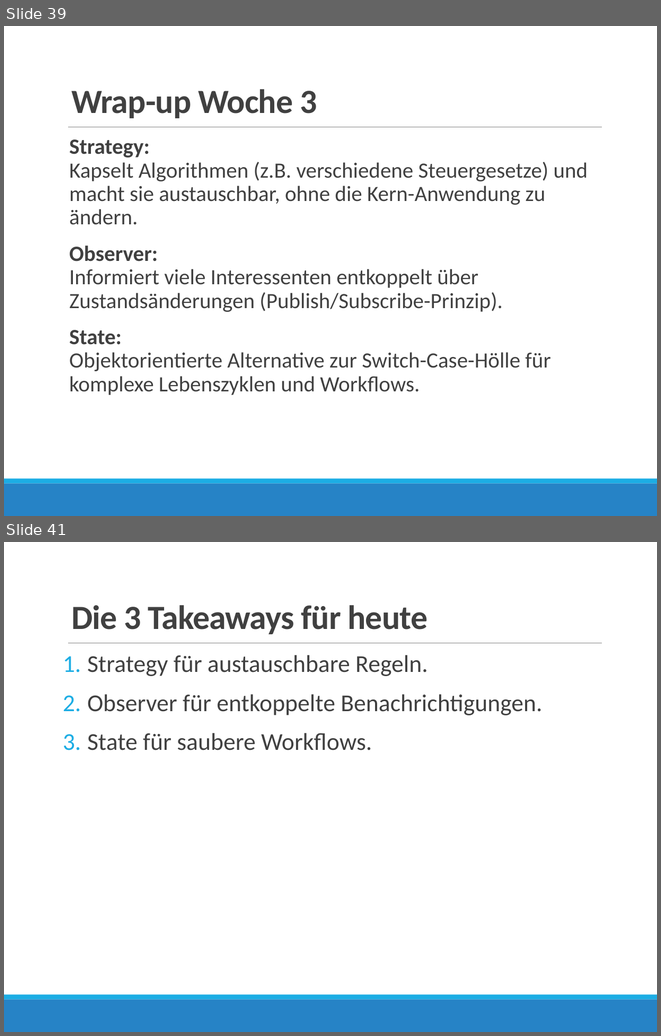
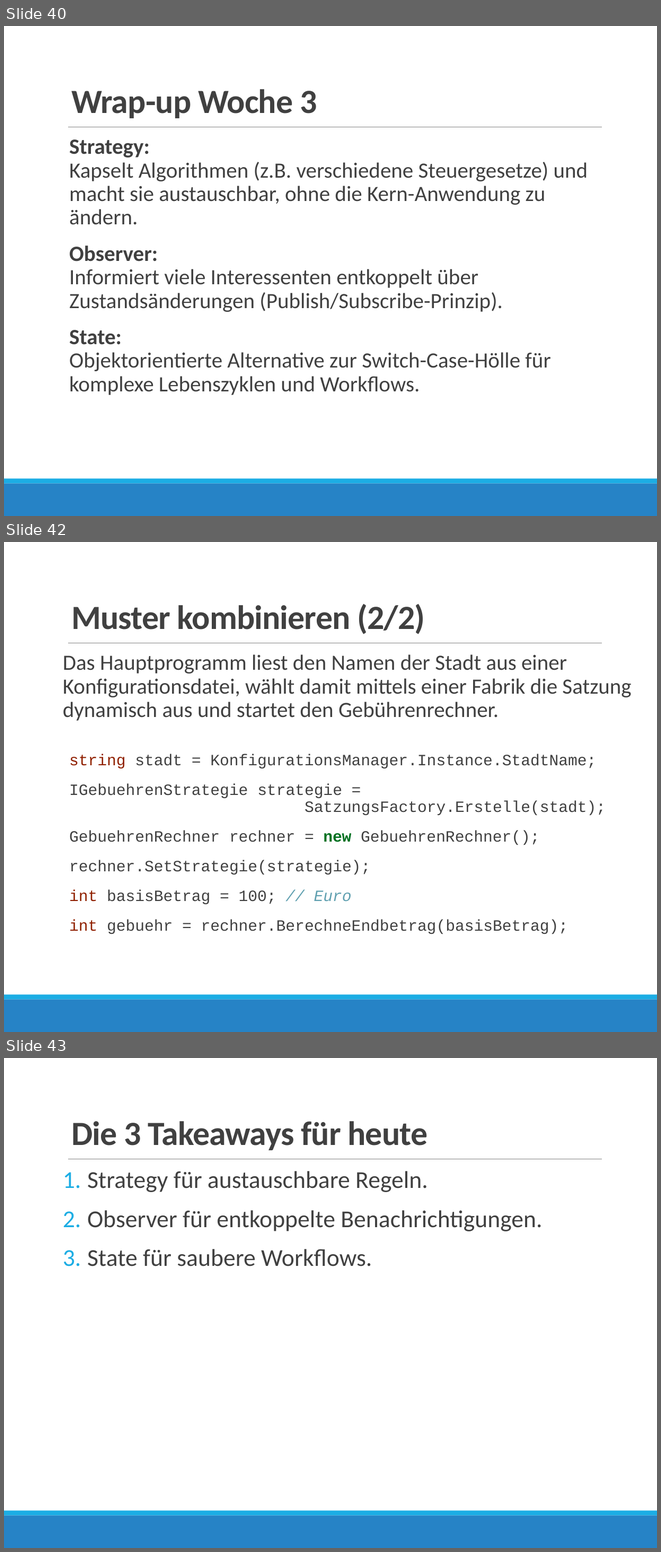
Before and after one commit to borleias/VIB_OOP_Neuplanung, a slide deck: Woche_3_DesignPatterns_II/03_Design_Patterns_II_v01.pptx. Shown one above the other, each under a label of ours: slides 39 and 41 before the commit, slides 40, 42 and 43 after it; the slides between them are not shown. The pictures are 661x1036 and 661x1552 pixels, drawn with LibreOffice and Linux fonts; fonts in the diff are those of the drawing. Boxes give left, top, right and bottom in pixels: in the first picture for what was removed or moved away, otherwise in the second. Text is boxed around its words. In the diff, an @@ line names an element or a change of style, - is before the commit and + after.

```diff
--- a/Woche_3_DesignPatterns_II/03_Design_Patterns_II_v01.pptx
+++ b/Woche_3_DesignPatterns_II/03_Design_Patterns_II_v01.pptx
@@ slide 42 added at (4, 542, 657, 1032), background #FFFFFF; not listed: 3 template elements that a slide beside it also shows @@
@@ title added at (71, 604, 425, 634), 28 pt, text #404040, bold @@
+Muster kombinieren (2/2)
@@ text added at (63, 654, 631, 934), 13 pt, text #404040 @@
+Das Hauptprogramm liest den Namen der Stadt aus einer Konfigurationsdatei, wählt damit mittels einer Fabrik die Satzung dynamisch aus und startet den Gebührenrechner.
+string stadt = KonfigurationsManager.Instance.StadtName;
+IGebuehrenStrategie strategie =
+SatzungsFactory.Erstelle(stadt);
+GebuehrenRechner rechner = new GebuehrenRechner();
+rechner.SetStrategie(strategie);
+int basisBetrag = 100; // Euro
+int gebuehr = rechner.BerechneEndbetrag(basisBetrag);
@@ what was slide 39 is now slide 40 @@
@@ what was slide 41 is now slide 43 @@
```
Also in this commit, not shown: 7 slides changed, 2 other slides added, 1 slide removed, 15 other files.
